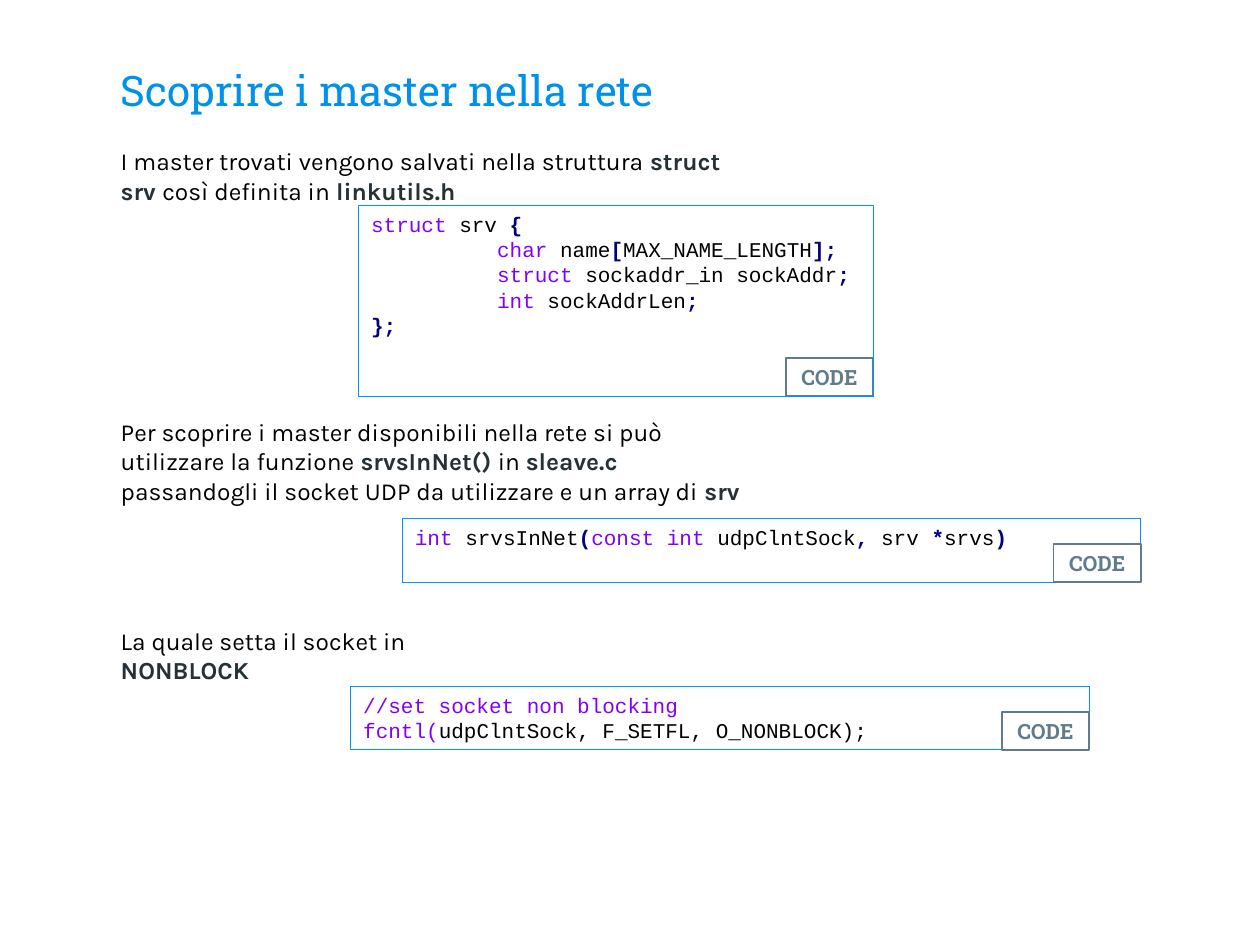
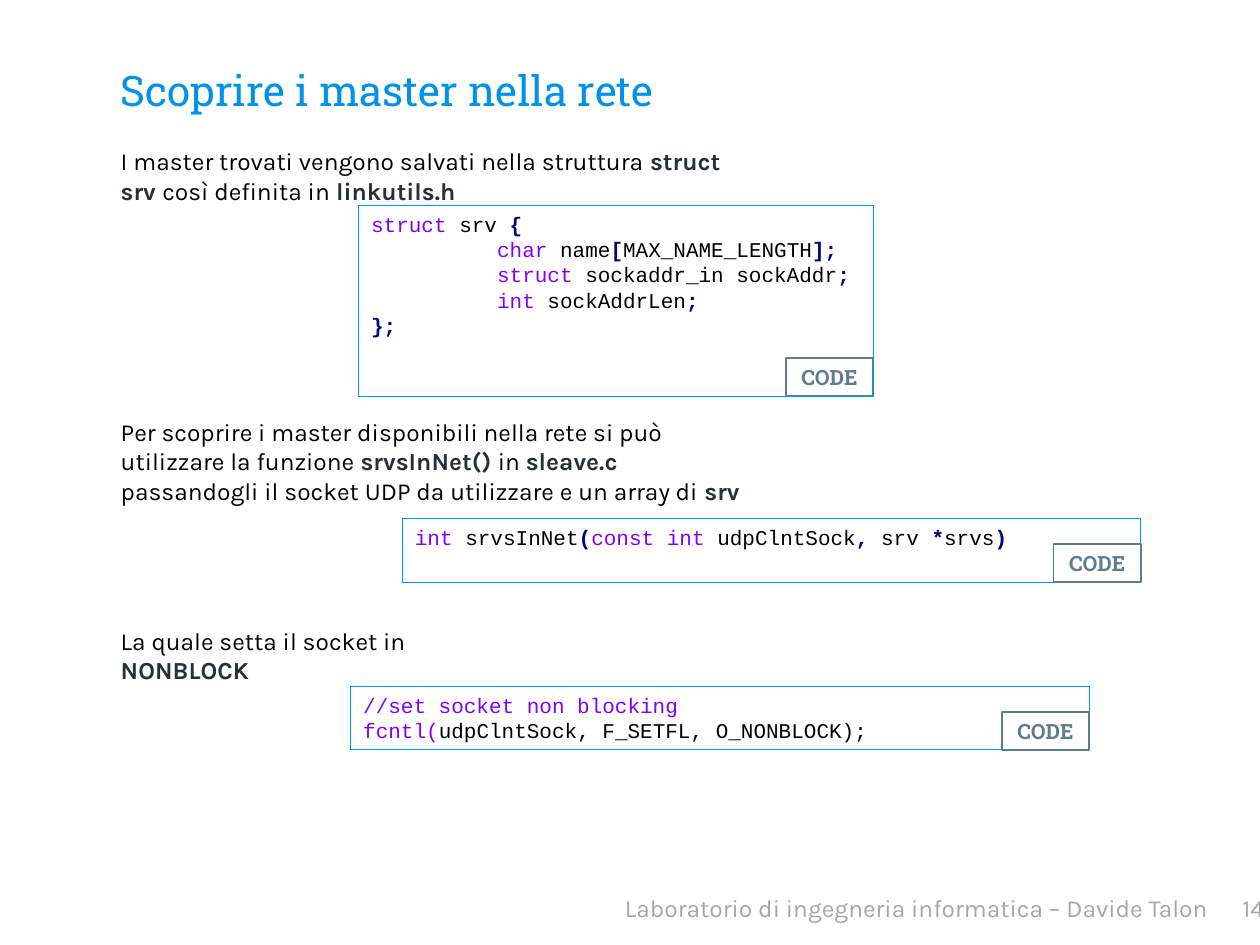
Before and after one commit to davidetalon/link, a slide deck: slide 15 of Presentation slides/Presentazione.pptx (slide 14 before the commit). Drawn at 1260x945 pixels with LibreOffice and Linux fonts; fonts in the diff are those of the drawing; background and template pictures are left out. Boxes give left, top, right and bottom in pixels: in the first picture for what was removed or moved away, otherwise in the second. Text is boxed around its words. In the diff, an @@ line names an element or a change of style, - is before the commit and + after.

```diff
--- a/Presentation slides/Presentazione.pptx
+++ b/Presentation slides/Presentazione.pptx
@@ text added at box(625, 900, 1260, 923), 14 pt, text #A6A6A6 @@
+Laboratorio di ingegneria informatica – Davide Talon 14
```
Also in this commit, not shown: 25 other slides changed, 2 slides added, 1 slide removed.
